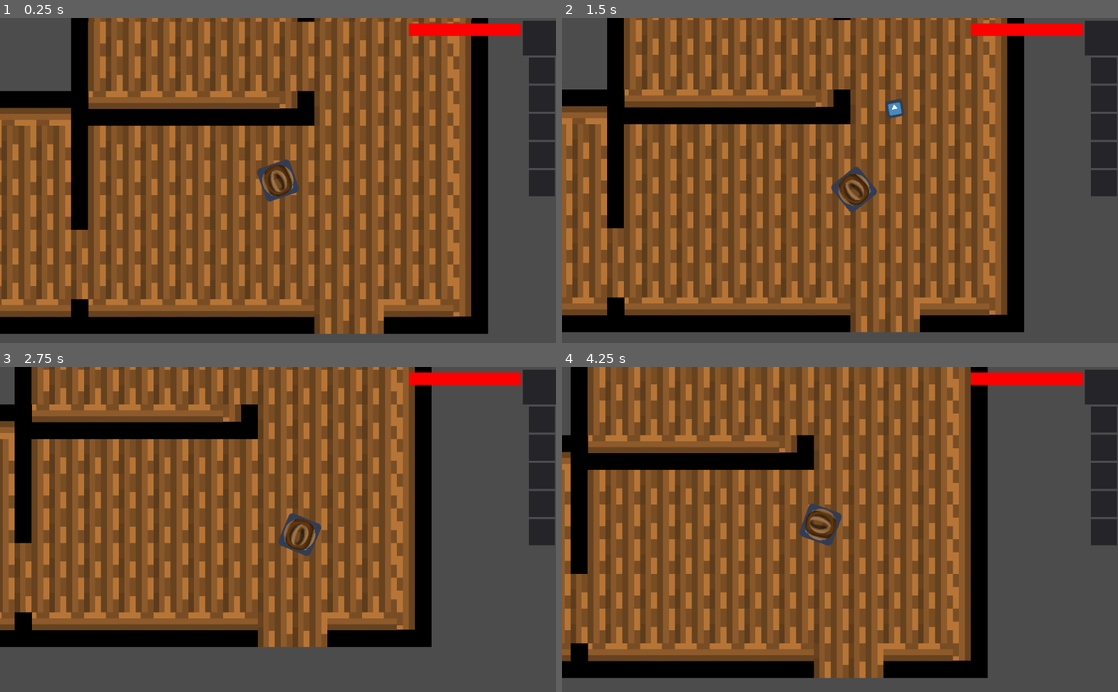
Above: before the commit, frames 1-4 (two rows, left to right).
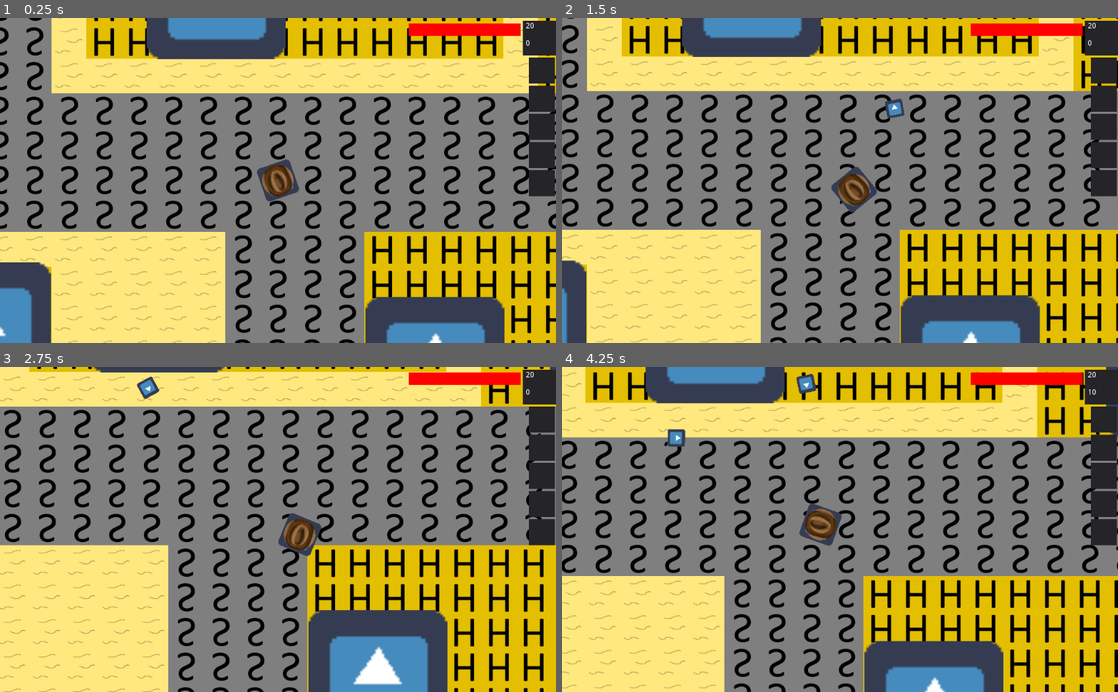
Above: after the commit, the same moments.

Repository: JortvD/ld49
Game: Godot game, scene res://scenes/MainScene.tscn
Two runs of this game, one before a commit and one after it. Both use one fixed random seed, a clock stepped at 60 frames per second and the inputs below. The engine's default icon, where the game draws it, is replaced by a stand-in: a white triangle on a blue panel in a dark square.
Inputs (mouse positions are in pixels of both pictures, inside the frame that each line leads up to):
- Up to frame 1 (0.25 s): no input
- Up to frame 2 (1.5 s): tap Enter at 0.5 s; move the mouse to (962, 164) at 0.52 s; hold Right (ui_right) 0.53-1.28 s; tap R at 0.6, 1.35 s; tap Space at 0.77 s; move the mouse to (728, 196) at 1.27 s; hold Down (ui_down) from 1.28 s (still down)
- Up to frame 3 (2.75 s): tap Space at 1.52 s; move the mouse to (333, 458) at 2.02 s; release Down (ui_down) at 2.03 s; hold Right (ui_right) from 2.03 s (still down); tap R at 2.1 s
- Up to frame 4 (4.25 s): move the mouse to (812, 594) at 2.77 s; release Right (ui_right) at 2.78 s; hold Up (ui_up) 2.78-3.53 s; tap R at 2.85, 3.6 s; tap Space at 3.02, 3.77 s; move the mouse to (1006, 578) at 3.52 s; hold Left (ui_left) from 3.53 s (still down)

The runs differ from the first frame. In frame 1, 94% of the frame differs, in the area x 0-100%, y 0-100%; in frame 2, 94%; in frame 3, 94%; in frame 4, 94%.
Error before the commit: Invalid get index 'hour' (on base: 'null instance'). (res://UI/GUI.gd:20)

Commit message:
Add better house jumping

Diff:
--- a/UI/GUI.gd
+++ b/UI/GUI.gd
@@ -17,8 +17,8 @@
 		node.texture = load(item.img)
 
 func _process(delta):
-	$Label.text =  ($"/root/MainScene/DayNightCycle/CanvasLayer".hour).to_string() if ($"/root/MainScene/DayNightCycle/CanvasLayer".hour != null) else 6
-	$Label2.text = ($"/root/MainScene/DayNightCycle/CanvasLayer".minutes).to_string() if ($"/root/MainScene/DayNightCycle/CanvasLayer".hour != null) else 0
+	$Label.text =  str($"/root/MainScene/CanvasLayer/DayNightCycle".hour) if ($"/root/MainScene/CanvasLayer/DayNightCycle".hour != null) else 6
+	$Label2.text = str($"/root/MainScene/CanvasLayer/DayNightCycle".minutes) if ($"/root/MainScene/CanvasLayer/DayNightCycle".minutes != null) else 0
 
 func set_health(value, maximum):
 	$HealthBar/TextureProgress.max_value = maximum
--- a/building/Building.gd
+++ b/building/Building.gd
@@ -6,30 +6,45 @@
 
 var moving_camera = false
 var camera_speed = 0
+var effect_duration = .25
+var entering = false
 
 func _ready():
 	$Sprite.texture = texture
 	var size = texture.get_size() / 2
 	$StaticBody2D/CollisionShape2D.shape.extents = size
-	$Area2D.position = entrance_location
-	$Area2D/CollisionShape2D.shape.extents = entrance_shape
 
+	if($Entrance != null): $Entrance.connect("body_entered", self, "_on_entrance_entered")
+	if($Exit != null): $Exit.connect("body_entered", self, "_on_exit_entered")
 
-func _on_Area2D_body_entered(body):
+func _on_entrance_entered(body):
 	if (body.name == "Player"):
-		var effect_duration = .25
+		entering = true
 		$"/root/MainScene/CanvasLayer/Blacken".effect(effect_duration)
 		$Timer.wait_time = effect_duration
 		$Timer.start()
 
-	if (body.name == "NPC"):
-		get_node("../../NPC").position = Vector2(200,192)
+	#if (body.name == "NPC"):
+	#	get_node("../../NPC").position = $ExitLocation.global_position
 
+func _on_exit_entered(body):
+	if (body.name == "Player"):
+		entering = false
+		$"/root/MainScene/CanvasLayer/Blacken".effect(effect_duration)
+		$Timer.wait_time = effect_duration
+		$Timer.start()
+
+	#if (body.name == "NPC"):
+	#	get_node("../../NPC").position = $EntranceLocation.global_position
 
 func _on_Timer_timeout():
 	if(!moving_camera):
 		camera_speed = get_node("../../Player/Camera2D").get_follow_smoothing()
-		get_node("../../Player").position = Vector2(-5000,-5000)
+		if entering:
+			get_node("../../Player").position = $ExitLocation.global_position
+			entering = false
+		else:
+			get_node("../../Player").position = $EntranceLocation.global_position
 		get_node("../../Player/Camera2D").set_follow_smoothing(20)
 		moving_camera = true
 	else:
--- a/building/Building.tscn
+++ b/building/Building.tscn
@@ -1,12 +1,9 @@
-[gd_scene load_steps=5 format=2]
+[gd_scene load_steps=4 format=2]
 
 [ext_resource path="res://building/Building.gd" type="Script" id=1]
 [ext_resource path="res://icon.png" type="Texture" id=2]
 
 [sub_resource type="RectangleShape2D" id=1]
-
-[sub_resource type="RectangleShape2D" id=2]
-extents = Vector2( 10, 4.75392 )
 
 [node name="Building" type="Node2D"]
 script = ExtResource( 1 )
@@ -19,13 +16,7 @@
 [node name="CollisionShape2D" type="CollisionShape2D" parent="StaticBody2D"]
 shape = SubResource( 1 )
 
-[node name="Area2D" type="Area2D" parent="."]
-
-[node name="CollisionShape2D" type="CollisionShape2D" parent="Area2D"]
-shape = SubResource( 2 )
-
 [node name="Timer" type="Timer" parent="."]
 wait_time = 0.5
 
-[connection signal="body_entered" from="Area2D" to="." method="_on_Area2D_body_entered"]
 [connection signal="timeout" from="Timer" to="." method="_on_Timer_timeout"]
--- a/npc/DayNightCycle.tscn
+++ b/npc/DayNightCycle.tscn
@@ -8,7 +8,7 @@
 [node name="Panel" type="Panel" parent="."]
 modulate = Color( 1, 1, 1, 0 )
 margin_left = -250.0
-margin_top = -750.0
+margin_top = -71.0
 margin_right = 1250.0
 margin_bottom = 750.0
 __meta__ = {
--- a/scenes/MainScene.tscn
+++ b/scenes/MainScene.tscn
@@ -20,6 +20,90 @@
 polygons = [ PoolIntArray( 0, 1, 2, 3 ), PoolIntArray( 4, 0, 3, 5, 6 ), PoolIntArray( 7, 8, 9, 10, 11, 12 ), PoolIntArray( 13, 6, 5, 7, 12 ) ]
 outlines = [ PoolVector2Array( 134.361, 210.713, 160, 232, 432, 240, 523.237, -174.388, 129.641, -171.556, 129.641, 118.214, -145.97, 116.326, -150.69, -153.622, 90.9422, -162.117, 105.1, -243.29, -232, -224, -384, 104, -152, 256, 56, 264 ) ]
 
+[sub_resource type="RectangleShape2D" id=2]
+extents = Vector2( 15.6731, 2.98639 )
+
+[sub_resource type="RectangleShape2D" id=3]
+extents = Vector2( 27.1401, 3.927 )
+
+[sub_resource type="RectangleShape2D" id=4]
+extents = Vector2( 15.4459, 2.392 )
+
+[sub_resource type="RectangleShape2D" id=5]
+extents = Vector2( 22.729, 4.28056 )
+
+[sub_resource type="RectangleShape2D" id=6]
+extents = Vector2( 21.7654, 2.98639 )
+
+[sub_resource type="RectangleShape2D" id=7]
+extents = Vector2( 27.1401, 3.927 )
+
+[sub_resource type="RectangleShape2D" id=8]
+extents = Vector2( 2.62097, 16.1433 )
+
+[sub_resource type="RectangleShape2D" id=9]
+extents = Vector2( 4.354, 21.7891 )
+
+[sub_resource type="RectangleShape2D" id=10]
+extents = Vector2( 15.9665, 2.98639 )
+
+[sub_resource type="RectangleShape2D" id=11]
+extents = Vector2( 22.631, 3.927 )
+
+[sub_resource type="RectangleShape2D" id=12]
+extents = Vector2( 15.9665, 2.98639 )
+
+[sub_resource type="RectangleShape2D" id=13]
+extents = Vector2( 22.631, 3.927 )
+
+[sub_resource type="RectangleShape2D" id=14]
+extents = Vector2( 15.9665, 3.1434 )
+
+[sub_resource type="RectangleShape2D" id=15]
+extents = Vector2( 22.631, 3.927 )
+
+[sub_resource type="RectangleShape2D" id=16]
+extents = Vector2( 15.9665, 3.1434 )
+
+[sub_resource type="RectangleShape2D" id=17]
+extents = Vector2( 22.631, 3.927 )
+
+[sub_resource type="RectangleShape2D" id=18]
+extents = Vector2( 15.9665, 3.1434 )
+
+[sub_resource type="RectangleShape2D" id=19]
+extents = Vector2( 22.631, 3.927 )
+
+[sub_resource type="RectangleShape2D" id=20]
+extents = Vector2( 2.59387, 16.5221 )
+
+[sub_resource type="RectangleShape2D" id=21]
+extents = Vector2( 3.45886, 18.51 )
+
+[sub_resource type="RectangleShape2D" id=22]
+extents = Vector2( 2.59387, 16.5221 )
+
+[sub_resource type="RectangleShape2D" id=23]
+extents = Vector2( 3.45886, 18.51 )
+
+[sub_resource type="RectangleShape2D" id=24]
+extents = Vector2( 2.59387, 16.5221 )
+
+[sub_resource type="RectangleShape2D" id=25]
+extents = Vector2( 3.45886, 18.51 )
+
+[sub_resource type="RectangleShape2D" id=26]
+extents = Vector2( 2.59387, 16.5221 )
+
+[sub_resource type="RectangleShape2D" id=27]
+extents = Vector2( 3.45886, 18.51 )
+
+[sub_resource type="RectangleShape2D" id=28]
+extents = Vector2( 15.6008, 2.99347 )
+
+[sub_resource type="RectangleShape2D" id=29]
+extents = Vector2( 18.9092, 4.20313 )
+
 [node name="MainScene" type="Node2D"]
 script = ExtResource( 11 )
 
@@ -29,7 +113,7 @@
 position = Vector2( 300, 400 )
 
 [node name="Player" parent="." instance=ExtResource( 2 )]
-position = Vector2( 5373.5, -923.845 )
+position = Vector2( 2914.22, 2144.31 )
 z_index = 2
 
 [node name="NPC" parent="." instance=ExtResource( 3 )]
@@ -49,12 +133,383 @@
 
 [node name="Buildings" type="Node" parent="."]
 
-[node name="Building" parent="Buildings" instance=ExtResource( 6 )]
-position = Vector2( 246.367, 801.19 )
-scale = Vector2( 4, 4 )
-texture = ExtResource( 5 )
-entrance_location = Vector2( 0, 35 )
-entrance_shape = Vector2( 10, 5 )
+[node name="Postmaster" parent="Buildings" instance=ExtResource( 6 )]
+position = Vector2( 1663.9, 1852.45 )
+scale = Vector2( 4, 4 )
+texture = ExtResource( 5 )
+entrance_location = Vector2( 0, 35 )
+entrance_shape = Vector2( 10, 5 )
+
+[node name="ExitLocation" type="Node2D" parent="Buildings/Postmaster"]
+position = Vector2( -334.679, -648.85 )
+
+[node name="Entrance" type="Area2D" parent="Buildings/Postmaster"]
+position = Vector2( -4.75, 25.25 )
+
+[node name="CollisionShape2D" type="CollisionShape2D" parent="Buildings/Postmaster/Entrance"]
+position = Vector2( 4.47955, 7.33951 )
+shape = SubResource( 2 )
+
+[node name="Exit" type="Area2D" parent="Buildings/Postmaster"]
+position = Vector2( -332.68, -633.797 )
+
+[node name="CollisionShape2D" type="CollisionShape2D" parent="Buildings/Postmaster/Exit"]
+position = Vector2( -2.66968, 7.34161 )
+shape = SubResource( 3 )
+
+[node name="EntranceLocation" type="Node2D" parent="Buildings/Postmaster"]
+position = Vector2( 0.174438, 44.6563 )
+
+[node name="HouseC" parent="Buildings" instance=ExtResource( 6 )]
+position = Vector2( 2044.45, 1852.45 )
+scale = Vector2( 4, 4 )
+texture = ExtResource( 5 )
+entrance_location = Vector2( 0, 35 )
+entrance_shape = Vector2( 10, 5 )
+
+[node name="ExitLocation" type="Node2D" parent="Buildings/HouseC"]
+position = Vector2( -303.644, -647.174 )
+
+[node name="Entrance" type="Area2D" parent="Buildings/HouseC"]
+position = Vector2( -4.75, 25.25 )
+
+[node name="CollisionShape2D" type="CollisionShape2D" parent="Buildings/HouseC/Entrance"]
+position = Vector2( 6.15326, 7.66364 )
+shape = SubResource( 4 )
+
+[node name="Exit" type="Area2D" parent="Buildings/HouseC"]
+position = Vector2( -332.68, -633.797 )
+
+[node name="CollisionShape2D" type="CollisionShape2D" parent="Buildings/HouseC/Exit"]
+position = Vector2( 29.1501, 8.75583 )
+shape = SubResource( 5 )
+
+[node name="EntranceLocation" type="Node2D" parent="Buildings/HouseC"]
+position = Vector2( 1.51233, 46.1487 )
+
+[node name="Saloon" parent="Buildings" instance=ExtResource( 6 )]
+position = Vector2( 2800, 1792 )
+scale = Vector2( 4, 4 )
+texture = ExtResource( 5 )
+entrance_location = Vector2( 0, 35 )
+entrance_shape = Vector2( 10, 5 )
+
+[node name="ExitLocation" type="Node2D" parent="Buildings/Saloon"]
+position = Vector2( 109.042, -638.145 )
+
+[node name="Entrance" type="Area2D" parent="Buildings/Saloon"]
+position = Vector2( -4.75, 25.25 )
+
+[node name="CollisionShape2D" type="CollisionShape2D" parent="Buildings/Saloon/Entrance"]
+position = Vector2( 4.81546, 7.81232 )
+shape = SubResource( 6 )
+
+[node name="Exit" type="Area2D" parent="Buildings/Saloon"]
+position = Vector2( 110.3, -618.932 )
+
+[node name="CollisionShape2D" type="CollisionShape2D" parent="Buildings/Saloon/Exit"]
+position = Vector2( -2.66968, 7.34161 )
+shape = SubResource( 7 )
+
+[node name="EntranceLocation" type="Node2D" parent="Buildings/Saloon"]
+position = Vector2( 0.471741, 48.774 )
+
+[node name="HouseD" parent="Buildings" instance=ExtResource( 6 )]
+position = Vector2( 2689.5, 1022.29 )
+scale = Vector2( 4, 4 )
+texture = ExtResource( 5 )
+entrance_location = Vector2( 0, 35 )
+entrance_shape = Vector2( 10, 5 )
+
+[node name="ExitLocation" type="Node2D" parent="Buildings/HouseD"]
+position = Vector2( -245.451, -477.429 )
+
+[node name="Entrance" type="Area2D" parent="Buildings/HouseD"]
+position = Vector2( -31.4084, 2.52017 )
+
+[node name="CollisionShape2D" type="CollisionShape2D" parent="Buildings/HouseD/Entrance"]
+position = Vector2( -1.78732, 0.13559 )
+shape = SubResource( 8 )
+
+[node name="Exit" type="Area2D" parent="Buildings/HouseD"]
+position = Vector2( -265.12, -485.59 )
+
+[node name="CollisionShape2D" type="CollisionShape2D" parent="Buildings/HouseD/Exit"]
+position = Vector2( -5.44763, 9.32587 )
+shape = SubResource( 9 )
+
+[node name="EntranceLocation" type="Node2D" parent="Buildings/HouseD"]
+position = Vector2( -54.5457, 1.26498 )
+
+[node name="HouseE" parent="Buildings" instance=ExtResource( 6 )]
+position = Vector2( 3648.35, 1856.11 )
+scale = Vector2( 4, 4 )
+texture = ExtResource( 5 )
+entrance_location = Vector2( 0, 35 )
+entrance_shape = Vector2( 10, 5 )
+
+[node name="ExitLocation" type="Node2D" parent="Buildings/HouseE"]
+position = Vector2( 253.541, -650.457 )
+
+[node name="Entrance" type="Area2D" parent="Buildings/HouseE"]
+position = Vector2( -4.75, 25.25 )
+
+[node name="CollisionShape2D" type="CollisionShape2D" parent="Buildings/HouseE/Entrance"]
+position = Vector2( 4.81546, 7.21771 )
+shape = SubResource( 10 )
+
+[node name="Exit" type="Area2D" parent="Buildings/HouseE"]
+position = Vector2( 253.143, -634.681 )
+
+[node name="CollisionShape2D" type="CollisionShape2D" parent="Buildings/HouseE/Exit"]
+position = Vector2( 0.637634, 8.60153 )
+shape = SubResource( 11 )
+
+[node name="EntranceLocation" type="Node2D" parent="Buildings/HouseE"]
+position = Vector2( 0.769043, 45.355 )
+
+[node name="Sheriff" parent="Buildings" instance=ExtResource( 6 )]
+position = Vector2( 4331.41, 1856.11 )
+scale = Vector2( 4, 4 )
+texture = ExtResource( 5 )
+entrance_location = Vector2( 0, 35 )
+entrance_shape = Vector2( 10, 5 )
+
+[node name="ExitLocation" type="Node2D" parent="Buildings/Sheriff"]
+position = Vector2( 292.756, -651.114 )
+
+[node name="Entrance" type="Area2D" parent="Buildings/Sheriff"]
+position = Vector2( -4.75, 25.25 )
+
+[node name="CollisionShape2D" type="CollisionShape2D" parent="Buildings/Sheriff/Entrance"]
+position = Vector2( 8.2803, 7.84766 )
+shape = SubResource( 12 )
+
+[node name="Exit" type="Area2D" parent="Buildings/Sheriff"]
+position = Vector2( 292.516, -636.413 )
+
+[node name="CollisionShape2D" type="CollisionShape2D" parent="Buildings/Sheriff/Exit"]
+position = Vector2( 1.26764, 10.3339 )
+shape = SubResource( 13 )
+
+[node name="EntranceLocation" type="Node2D" parent="Buildings/Sheriff"]
+position = Vector2( 3.76135, 46.9299 )
+
+[node name="Bank" parent="Buildings" instance=ExtResource( 6 )]
+position = Vector2( 4865.98, 1919.74 )
+scale = Vector2( 4, 4 )
+texture = ExtResource( 5 )
+entrance_location = Vector2( 0, 35 )
+entrance_shape = Vector2( 10, 5 )
+
+[node name="ExitLocation" type="Node2D" parent="Buildings/Bank"]
+position = Vector2( 413.578, -667.965 )
+
+[node name="Entrance" type="Area2D" parent="Buildings/Bank"]
+position = Vector2( -4.75, 25.25 )
+
+[node name="CollisionShape2D" type="CollisionShape2D" parent="Buildings/Bank/Entrance"]
+position = Vector2( 4.97305, 6.90271 )
+shape = SubResource( 14 )
+
+[node name="Exit" type="Area2D" parent="Buildings/Bank"]
+position = Vector2( 413.468, -652.32 )
+
+[node name="CollisionShape2D" type="CollisionShape2D" parent="Buildings/Bank/Exit"]
+position = Vector2( 1.89764, 10.3339 )
+shape = SubResource( 15 )
+
+[node name="EntranceLocation" type="Node2D" parent="Buildings/Bank"]
+position = Vector2( -0.0183105, 48.0323 )
+
+[node name="HouseF" parent="Buildings" instance=ExtResource( 6 )]
+position = Vector2( 5059.73, 2431.69 )
+scale = Vector2( 4, 4 )
+texture = ExtResource( 5 )
+entrance_location = Vector2( 0, 35 )
+entrance_shape = Vector2( 10, 5 )
+
+[node name="ExitLocation" type="Node2D" parent="Buildings/HouseF"]
+position = Vector2( 622.762, -895.492 )
+
+[node name="Entrance" type="Area2D" parent="Buildings/HouseF"]
+position = Vector2( 0.0887451, -25.8077 )
+
+[node name="CollisionShape2D" type="CollisionShape2D" parent="Buildings/HouseF/Entrance"]
+position = Vector2( 0.468048, -7.27991 )
+shape = SubResource( 16 )
+
+[node name="Exit" type="Area2D" parent="Buildings/HouseF"]
+position = Vector2( 621.123, -936.786 )
+
+[node name="CollisionShape2D" type="CollisionShape2D" parent="Buildings/HouseF/Exit"]
+position = Vector2( 1.89764, 10.3339 )
+shape = SubResource( 17 )
+
+[node name="EntranceLocation" type="Node2D" parent="Buildings/HouseF"]
+position = Vector2( 0.31543, -48.4099 )
+
+[node name="GeneralStore" parent="Buildings" instance=ExtResource( 6 )]
+position = Vector2( 4637.01, 2432.65 )
+scale = Vector2( 4, 4 )
+texture = ExtResource( 5 )
+entrance_location = Vector2( 0, 35 )
+entrance_shape = Vector2( 10, 5 )
+
+[node name="ExitLocation" type="Node2D" parent="Buildings/GeneralStore"]
+position = Vector2( 1097.51, -899.057 )
+
+[node name="Entrance" type="Area2D" parent="Buildings/GeneralStore"]
+position = Vector2( 0.0887451, -25.8077 )
+
+[node name="CollisionShape2D" type="CollisionShape2D" parent="Buildings/GeneralStore/Entrance"]
+position = Vector2( 0.468048, -7.27991 )
+shape = SubResource( 18 )
+
+[node name="Exit" type="Area2D" parent="Buildings/GeneralStore"]
+position = Vector2( 1095.48, -936.786 )
+
+[node name="CollisionShape2D" type="CollisionShape2D" parent="Buildings/GeneralStore/Exit"]
+position = Vector2( 1.89764, 10.3339 )
+shape = SubResource( 19 )
+
+[node name="EntranceLocation" type="Node2D" parent="Buildings/GeneralStore"]
+position = Vector2( 0.31543, -48.4099 )
+
+[node name="CityHall" parent="Buildings" instance=ExtResource( 6 )]
+position = Vector2( 3202.83, 2487.36 )
+scale = Vector2( 4, 4 )
+texture = ExtResource( 5 )
+entrance_location = Vector2( 0, 35 )
+entrance_shape = Vector2( 10, 5 )
+
+[node name="ExitLocation" type="Node2D" parent="Buildings/CityHall"]
+position = Vector2( 1153.91, -543.216 )
+
+[node name="Entrance" type="Area2D" parent="Buildings/CityHall"]
+position = Vector2( -25.8975, 2.12311 )
+
+[node name="CollisionShape2D" type="CollisionShape2D" parent="Buildings/CityHall/Entrance"]
+position = Vector2( -6.50601, 0.0478516 )
+shape = SubResource( 20 )
+
+[node name="Exit" type="Area2D" parent="Buildings/CityHall"]
+position = Vector2( 1120.97, -549.797 )
+
+[node name="CollisionShape2D" type="CollisionShape2D" parent="Buildings/CityHall/Exit"]
+position = Vector2( 0.481873, 7.26632 )
+shape = SubResource( 21 )
+
+[node name="EntranceLocation" type="Node2D" parent="Buildings/CityHall"]
+position = Vector2( -50.5963, 1.61798 )
+
+[node name="HouseB" parent="Buildings" instance=ExtResource( 6 )]
+position = Vector2( 3202.83, 3005.85 )
+scale = Vector2( 4, 4 )
+texture = ExtResource( 5 )
+entrance_location = Vector2( 0, 35 )
+entrance_shape = Vector2( 10, 5 )
+
+[node name="ExitLocation" type="Node2D" parent="Buildings/HouseB"]
+position = Vector2( 1149.46, -401.464 )
+
+[node name="Entrance" type="Area2D" parent="Buildings/HouseB"]
+position = Vector2( -26.8339, 2.12311 )
+
+[node name="CollisionShape2D" type="CollisionShape2D" parent="Buildings/HouseB/Entrance"]
+position = Vector2( -6.3187, -1.07587 )
+shape = SubResource( 22 )
+
+[node name="Exit" type="Area2D" parent="Buildings/HouseB"]
+position = Vector2( 1134.45, -399.967 )
+
+[node name="CollisionShape2D" type="CollisionShape2D" parent="Buildings/HouseB/Exit"]
+position = Vector2( -13.003, 0.523933 )
+shape = SubResource( 23 )
+
+[node name="EntranceLocation" type="Node2D" parent="Buildings/HouseB"]
+position = Vector2( -50.9708, 1.61798 )
+
+[node name="HouseA" parent="Buildings" instance=ExtResource( 6 )]
+position = Vector2( 2689.09, 2910.72 )
+scale = Vector2( 4, 4 )
+texture = ExtResource( 5 )
+entrance_location = Vector2( 0, 35 )
+entrance_shape = Vector2( 10, 5 )
+
+[node name="ExitLocation" type="Node2D" parent="Buildings/HouseA"]
+position = Vector2( 1395.77, -120.11 )
+
+[node name="Entrance" type="Area2D" parent="Buildings/HouseA"]
+position = Vector2( 39.2789, 2.12311 )
+
+[node name="CollisionShape2D" type="CollisionShape2D" parent="Buildings/HouseA/Entrance"]
+position = Vector2( -6.3187, -1.07587 )
+shape = SubResource( 24 )
+
+[node name="Exit" type="Area2D" parent="Buildings/HouseA"]
+position = Vector2( 1435.57, -120.894 )
+
+[node name="CollisionShape2D" type="CollisionShape2D" parent="Buildings/HouseA/Exit"]
+position = Vector2( -13.003, 0.523933 )
+shape = SubResource( 25 )
+
+[node name="EntranceLocation" type="Node2D" parent="Buildings/HouseA"]
+position = Vector2( 53.5361, 1.80524 )
+
+[node name="Doctor" parent="Buildings" instance=ExtResource( 6 )]
+position = Vector2( 2368, 2423.14 )
+scale = Vector2( 4, 4 )
+texture = ExtResource( 5 )
+entrance_location = Vector2( 0, 35 )
+entrance_shape = Vector2( 10, 5 )
+
+[node name="ExitLocation" type="Node2D" parent="Buildings/Doctor"]
+position = Vector2( 1476.83, 211.19 )
+
+[node name="Entrance" type="Area2D" parent="Buildings/Doctor"]
+position = Vector2( 39.2789, 2.12311 )
+
+[node name="CollisionShape2D" type="CollisionShape2D" parent="Buildings/Doctor/Entrance"]
+position = Vector2( -6.3187, -1.07587 )
+shape = SubResource( 26 )
+
+[node name="Exit" type="Area2D" parent="Buildings/Doctor"]
+position = Vector2( 1516.75, 209.462 )
+
+[node name="CollisionShape2D" type="CollisionShape2D" parent="Buildings/Doctor/Exit"]
+position = Vector2( -13.003, 0.523933 )
+shape = SubResource( 27 )
+
+[node name="EntranceLocation" type="Node2D" parent="Buildings/Doctor"]
+position = Vector2( 53.5361, 1.80524 )
+
+[node name="FireDepartment" parent="Buildings" instance=ExtResource( 6 )]
+position = Vector2( 1725.83, 2432.65 )
+scale = Vector2( 4, 4 )
+texture = ExtResource( 5 )
+entrance_location = Vector2( 0, 35 )
+entrance_shape = Vector2( 10, 5 )
+
+[node name="ExitLocation" type="Node2D" parent="Buildings/FireDepartment"]
+position = Vector2( 1649.41, 475.782 )
+
+[node name="Entrance" type="Area2D" parent="Buildings/FireDepartment"]
+position = Vector2( 39.2789, 2.12311 )
+
+[node name="CollisionShape2D" type="CollisionShape2D" parent="Buildings/FireDepartment/Entrance"]
+position = Vector2( -37.1868, -35.5662 )
+shape = SubResource( 28 )
+
+[node name="Exit" type="Area2D" parent="Buildings/FireDepartment"]
+position = Vector2( 1661.75, 447.462 )
+
+[node name="CollisionShape2D" type="CollisionShape2D" parent="Buildings/FireDepartment/Exit"]
+position = Vector2( -13.003, 0.523933 )
+shape = SubResource( 29 )
+
+[node name="EntranceLocation" type="Node2D" parent="Buildings/FireDepartment"]
+position = Vector2( 1.72186, -53.0013 )
 
 [node name="CanvasLayer" type="CanvasLayer" parent="."]
 
@@ -82,6 +537,7 @@
 wait_time = 0.5
 
 [node name="DayNightCycle" parent="CanvasLayer" instance=ExtResource( 14 )]
+position = Vector2( 5.99319, 39.7052 )
 
 [node name="Items" type="Node" parent="."]
 script = ExtResource( 10 )
Not shown: 1 places in scenes/MainScene.tscn that only renumber resources
